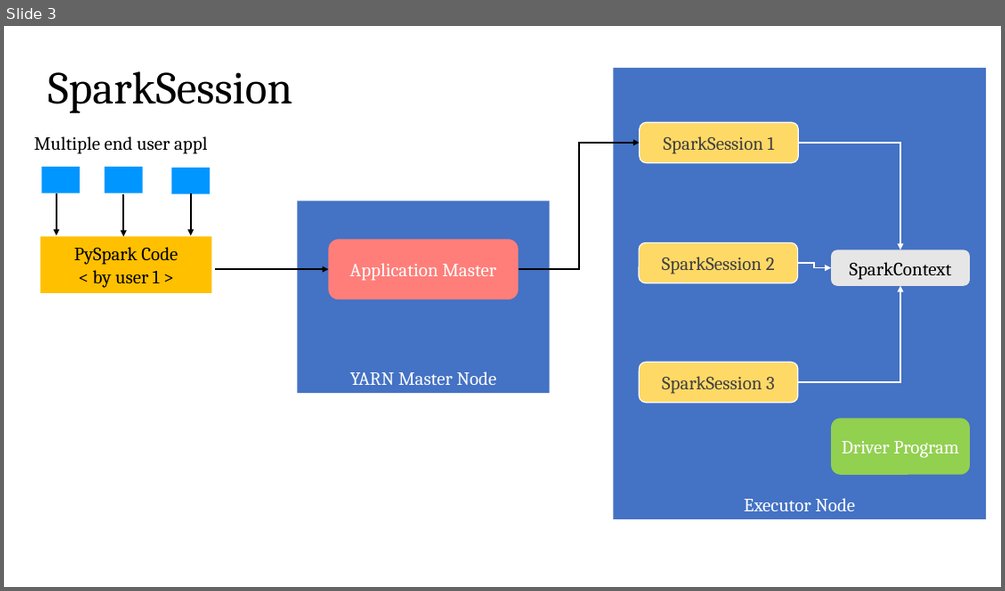
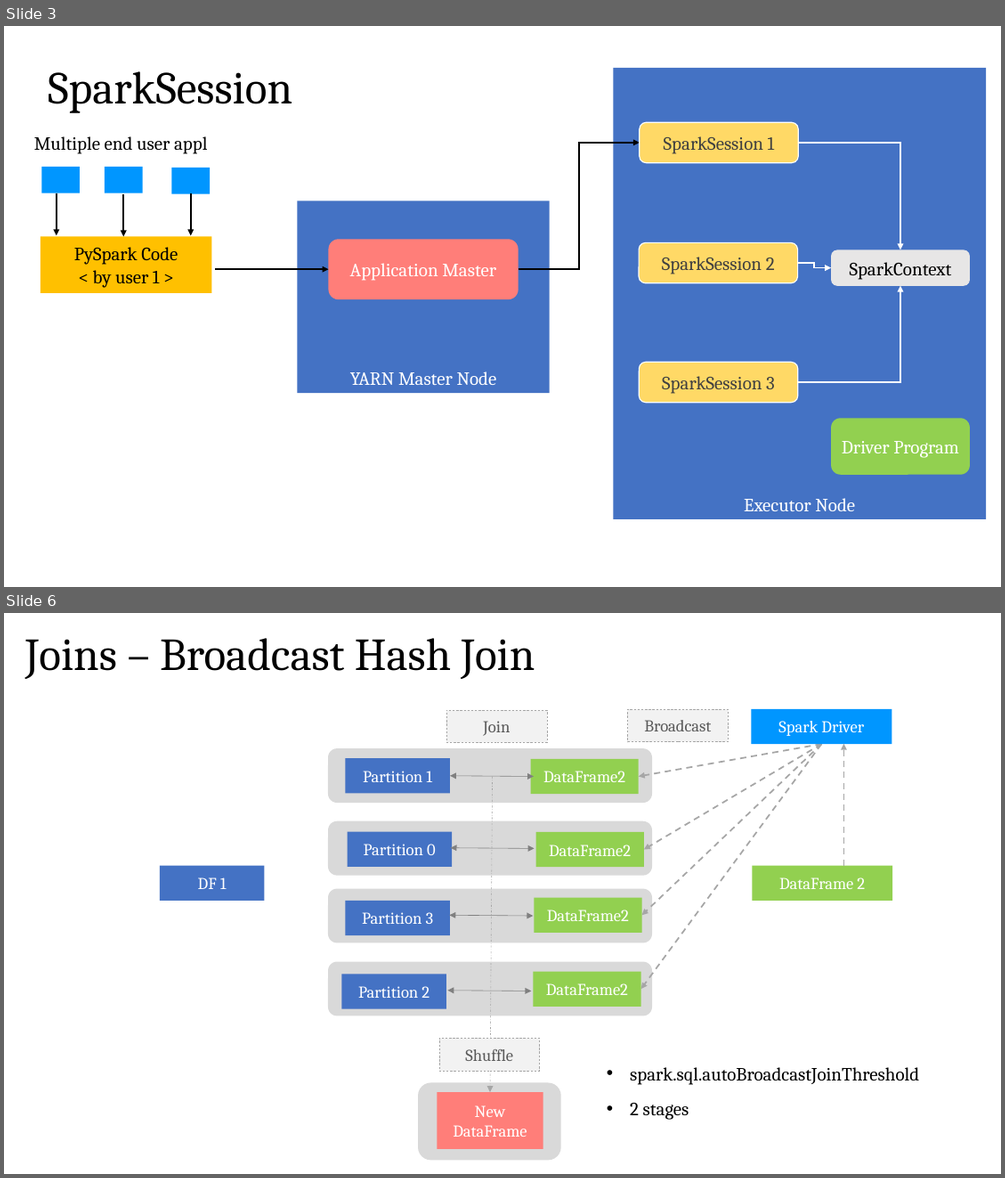
Before and after one commit to deep-cloud2208/PySparkCodes, a slide deck: Partitioning & SparkContext.pptx. Shown one above the other, each under a label of ours: slide 3 before the commit, slides 3 and 6 after it; the slides between them are not shown. The pictures are 1005x591 and 1005x1178 pixels, drawn with LibreOffice and Linux fonts; fonts in the diff are those of the drawing. Boxes give left, top, right and bottom in pixels: in the first picture for what was removed or moved away, otherwise in the second. Text is boxed around its words. In the diff, an @@ line names an element or a change of style, - is before the commit and + after.

```diff
--- a/Partitioning & SparkContext.pptx
+++ b/Partitioning & SparkContext.pptx
@@ slide 6 added at (4,613,1001,1174), background #FFFFFF @@
@@ title added at (25,638,534,679), 44 pt, text #000000 @@
+Joins – Broadcast Hash Join
@@ rectangle added at (446,710,547,742), fill #F2F2F2, outline #A6A6A6 0.5 pt dashed, 16 pt, text #595959 @@
+Join
@@ rectangle added at (628,709,728,742), fill #F2F2F2, outline #A6A6A6 0.5 pt dashed, 16 pt, text #595959 @@
+Broadcast
@@ rectangle added at (751,709,891,744), fill #0096FF, 16 pt, text #FFFFFF @@
+Spark Driver
@@ arrow added from (821, 744) to (639, 776), #A6A6A6 1.5 pt dashed @@
@@ arrow added from (821, 744) to (641, 989), #A6A6A6 1.5 pt dashed @@
@@ arrow added from (821, 744) to (642, 915), #A6A6A6 1.5 pt dashed @@
@@ arrow added from (821, 744) to (644, 850), #A6A6A6 1.5 pt dashed @@
@@ arrow added from (844, 866) to (844, 744), #A6A6A6 1.5 pt dashed @@
@@ rounded rectangle added at (328,748,652,803), fill #D9D9D9 @@
@@ rectangle added at (346,758,451,793), fill #4472C4, 16 pt, text #FFFFFF @@
+Partition 1
@@ rectangle added at (531,759,638,794), fill #92D050, 16 pt, text #FFFFFF @@
+DataFrame2
@@ double arrow added from (450, 776) to (534, 776), #808080 0.5 pt @@
@@ arrow added from (493, 776) to (490, 1093), #A6A6A6 0.5 pt dashed @@
@@ rounded rectangle added at (328,821,652,875), fill #D9D9D9 @@
@@ rectangle added at (348,831,452,867), fill #4472C4, 16 pt, text #FFFFFF @@
+Partition 0
@@ double arrow added from (451, 848) to (534, 849), #808080 0.5 pt @@
@@ rectangle added at (535,832,643,868), fill #92D050, 16 pt, text #FFFFFF @@
+DataFrame2
@@ rectangle added at (160,866,264,900), fill #4472C4, 16 pt, text #FFFFFF @@
+DF 1
@@ rectangle added at (752,866,892,900), fill #92D050, 16 pt, text #FFFFFF @@
+DataFrame 2
@@ rounded rectangle added at (328,889,652,943), fill #D9D9D9 @@
@@ rectangle added at (346,900,451,935), fill #4472C4, 16 pt, text #FFFFFF @@
+Partition 3
@@ rectangle added at (534,898,642,933), fill #92D050, 16 pt, text #FFFFFF @@
+DataFrame2
@@ double arrow added from (450, 915) to (534, 916), #808080 0.5 pt @@
@@ rounded rectangle added at (328,962,652,1015), fill #D9D9D9 @@
@@ rectangle added at (342,974,446,1009), fill #4472C4, 16 pt, text #FFFFFF @@
+Partition 2
@@ rectangle added at (534,971,641,1006), fill #92D050, 16 pt, text #FFFFFF @@
+DataFrame2
@@ double arrow added from (447, 989) to (531, 990), #808080 0.5 pt @@
@@ rectangle added at (439,1038,540,1070), fill #F2F2F2, outline #A6A6A6 0.5 pt dashed, 16 pt, text #595959 @@
+Shuffle
@@ rounded rectangle added at (418,1083,561,1159), fill #D9D9D9 @@
@@ rectangle added at (437,1093,543,1149), fill #FF7E79, 16 pt, text #FFFFFF @@
+New DataFrame
@@ text added at (630,1067,919,1119), 18 pt, text #000000 @@
+• spark.sql.autoBroadcastJoinThreshold
+• 2 stages
```
Also in this commit, not shown: 1 slide changed, 4 other slides added, 2 other files.
